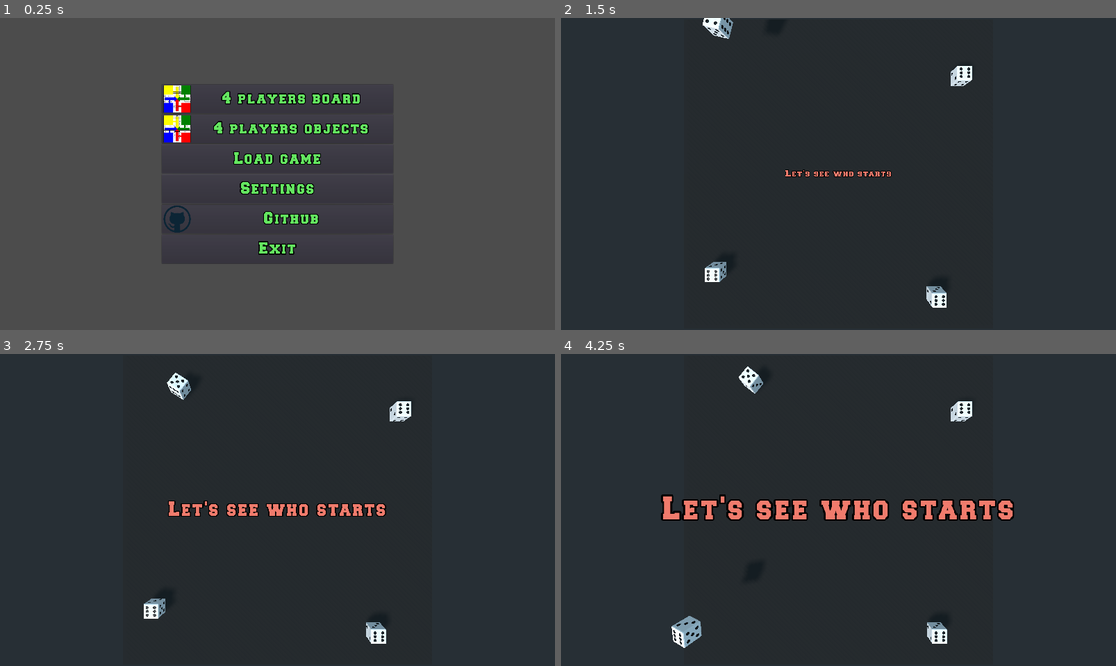
Above: before the commit, frames 1-4 (two rows, left to right).
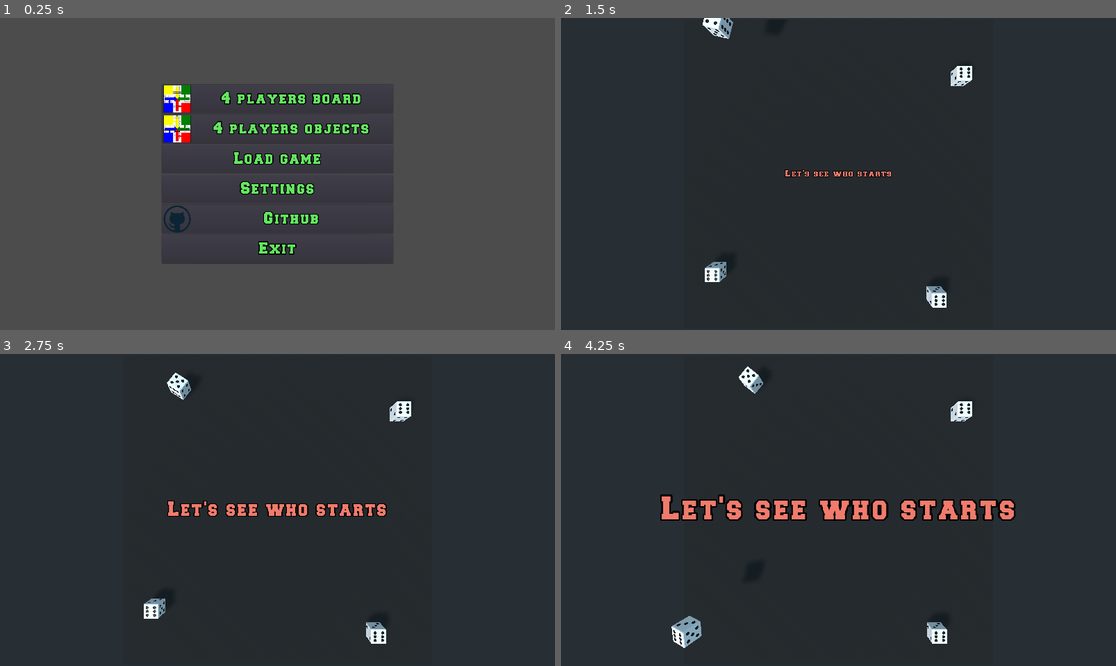
Above: after the commit, the same moments.

Repository: turulomio/gdparchis
Game: Godot game, scene res://scenes/Main.tscn
The game is run twice, just before and just after one commit, with the same random seed, the same clock (stepped at 60 frames per second) and the same inputs.
Inputs (mouse positions are in pixels of both pictures, inside the frame that each line leads up to):
- Up to frame 1 (0.25 s): no input
- Up to frame 2 (1.5 s): click "4 players board" at 0.5 s; click "Start game" at 1.25 s
- Up to frame 3 (2.75 s): move the mouse to (399, 494) at 2.02 s; click (399, 494) at 2.1 s
- Up to frame 4 (4.25 s): move the mouse to (727, 525) at 2.77 s; tap 1 (blue_view) at 2.85 s; click (727, 525) at 3.05 s; move the mouse to (894, 441) at 3.52 s; click (894, 441) at 3.6 s

The runs differ from the first frame. In frame 1, 0.5% of the frame differs, in the area x 38-67%, y 23-38%; in frame 2, 0.1%; in frame 3, 0.4%; in frame 4, 1.1%, in the area x 17-82%, y 44-54%.

Commit message:
Improving themes

Diff:
--- a/fonts/font.tres
+++ /dev/null
@@ -1,9 +0,0 @@
-[gd_resource type="DynamicFont" load_steps=2 format=2]
-
-[ext_resource path="res://fonts/SyrCOMJerusalemBold.otf" type="DynamicFontData" id=1]
-
-[resource]
-size = 150
-outline_size = 5
-outline_color = Color( 0, 0, 0, 1 )
-font_data = ExtResource( 1 )
--- a/scenes/Main.tscn
+++ b/scenes/Main.tscn
@@ -1,9 +1,17 @@
-[gd_scene load_steps=5 format=2]
+[gd_scene load_steps=8 format=2]
 
 [ext_resource path="res://scenes/Main.gd" type="Script" id=1]
 [ext_resource path="res://images/parchis4.png" type="Texture" id=2]
+[ext_resource path="res://fonts/Freshman.ttf" type="DynamicFontData" id=3]
 [ext_resource path="res://images/github.webp" type="Texture" id=5]
 [ext_resource path="res://themes/Freshman.tres" type="Theme" id=6]
+
+[sub_resource type="DynamicFont" id=1]
+size = 24
+font_data = ExtResource( 3 )
+
+[sub_resource type="Theme" id=2]
+default_font = SubResource( 1 )
 
 [node name="Main" type="Control"]
 anchor_right = 1.0
@@ -12,9 +20,16 @@
 script = ExtResource( 1 )
 
 [node name="FileDialog" type="FileDialog" parent="."]
-margin_top = -285.5
-margin_right = 734.0
-margin_bottom = 448.5
+visible = true
+anchor_left = 0.5
+anchor_top = 0.5
+anchor_right = 0.5
+anchor_bottom = 0.5
+margin_left = -499.5
+margin_top = -367.0
+margin_right = 499.5
+margin_bottom = 367.0
+theme = SubResource( 2 )
 popup_exclusive = true
 window_title = "Abrir un Archivo"
 resizable = true
@@ -22,8 +37,8 @@
 access = 1
 filters = PoolStringArray( "*.save" )
 current_dir = "user://saves"
-current_file = "saves"
-current_path = "user://saves/saves"
+current_file = "20220610 101034 autosave 4.save"
+current_path = "user://saves/20220610 101034 autosave 4.save"
 
 [node name="VBoxContainer2" type="VBoxContainer" parent="."]
 anchor_right = 1.0
--- a/scenes/Piece.gd
+++ b/scenes/Piece.gd
@@ -29,7 +29,7 @@
 			self.animation_waiting_grades_reset()
 			emit_signal("piece_moved")
 
-	elif self.player.game.filename!="res://scenes/Game4Objects" and self.player.game.players.current== self.player and self.player.can_move_pieces== true and self.animation_positions==null and self.route_position!=self.route.end_position():
+	elif self.player.game.players.current== self.player and self.player.ia==false and self.player.can_move_pieces== true and self.animation_positions==null and self.route_position!=self.route.end_position():
 		## Waiting click animation
 		self.animation_waiting_grades=self.animation_waiting_grades+5
 		self.global_transform.origin.y=1.2+sin(deg2rad(self.animation_waiting_grades))/2
--- a/scenes/PlayerManager.gd
+++ b/scenes/PlayerManager.gd
@@ -35,4 +35,5 @@
 	if self.current.ia==true:
 		self.current.dice.on_clicked()
 	self.current.extra_moves=[]
-	Globals.save_game(self.current.game)
+	if self.current.plays and not self.current.ia:
+		Globals.save_game(self.current.game)
--- /dev/null
+++ b/themes/FreshmanSmall.tres
@@ -0,0 +1,6 @@
+[gd_resource type="Theme" load_steps=2 format=2]
+
+[sub_resource type="DynamicFont" id=1]
+
+[resource]
+default_font = SubResource( 1 )
Binary file changed: fonts/Freshman.ttf
Binary file removed: fonts/SyrCOMJerusalemBold.otf
Not shown, added: fonts/Freshman.sfd
